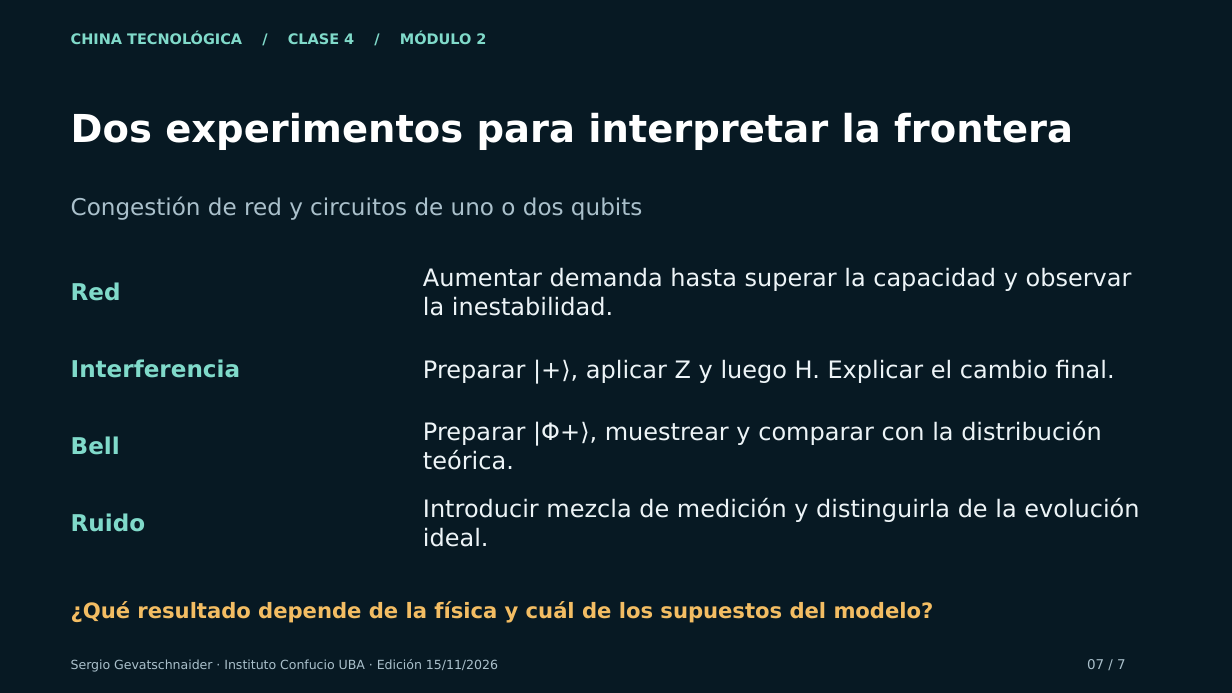
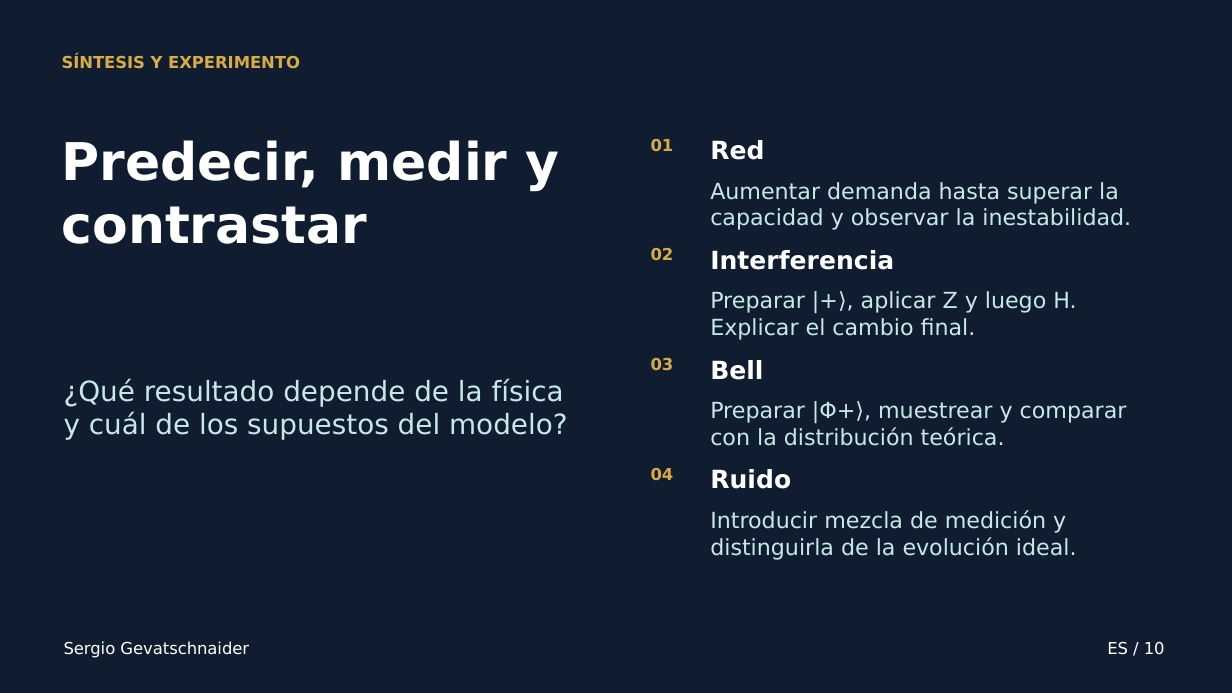
Before and after one commit to sgevatschnaider/Inteligencia-Artificial-y-Rob-tica-en-China, a slide deck: slide 10 of materiales/clase-4/ppt-2/presentacion.pptx (slide 7 before the commit). Drawn at 1232x693 pixels with LibreOffice and Linux fonts; fonts in the diff are those of the drawing. Boxes give left, top, right and bottom in pixels: in the first picture for what was removed or moved away, otherwise in the second. Text is boxed around its words. In the diff, an @@ line names an element or a change of style, - is before the commit and + after.

```diff
--- a/materiales/clase-4/ppt-2/presentacion.pptx
+++ b/materiales/clase-4/ppt-2/presentacion.pptx
@@ background #071923 to #101D31 @@
@@ text added at [62, 54, 300, 69], 12.8 pt, text #D8AB45, bold @@
+SÍNTESIS Y EXPERIMENTO
@@ text removed at [71, 32, 486, 44] @@
-CHINA TECNOLÓGICA / CLASE 4 / MÓDULO 2
@@ text removed at [71, 112, 1073, 150] @@
-Dos experimentos para interpretar la frontera
@@ text added at [62, 140, 560, 244], 40.5 pt, text #FFFFFF, bold @@
+Predecir, medir y contrastar
@@ text added at [651, 139, 674, 151], 12.8 pt, text #D8AB45, bold @@
+01
@@ text "Red": place and size @@
-text "Red" at [71, 282, 121, 301]
+text "Red" at [710, 140, 764, 160]
@@ size 18.8 to 17.2 pt, text colour #EDF4F7 to #C6E9E6; vertical alignment middle to top in 4 elements at [710, 401, 1127, 446], [710, 510, 1077, 560], [710, 291, 1076, 340], [710, 182, 1131, 230] @@
@@ text "Aumentar demanda hasta superar la ...": place and size @@
-text "Aumentar demanda hasta superar la ..." at [423, 267, 1132, 316]
+text "Aumentar demanda hasta superar la ..." at [710, 182, 1131, 230]
@@ text removed at [71, 196, 642, 220] @@
-Congestión de red y circuitos de uno o dos qubits
@@ text added at [651, 248, 674, 260], 12.8 pt, text #D8AB45, bold @@
+02
@@ text "Interferencia": place and size @@
-text "Interferencia" at [71, 359, 240, 378]
+text "Interferencia" at [710, 250, 894, 270]
@@ text "Preparar |+⟩, aplicar Z y ...": place and size @@
-text "Preparar |+⟩, aplicar Z y ..." at [423, 359, 1114, 383]
+text "Preparar |+⟩, aplicar Z y ..." at [710, 291, 1076, 340]
@@ text added at [651, 358, 674, 371], 12.8 pt, text #D8AB45, bold @@
+03
@@ text "Bell": place and size @@
-text "Bell" at [71, 436, 120, 455]
+text "Bell" at [710, 360, 763, 380]
@@ text "¿Qué resultado depende de la ...": place and size @@
-text "¿Qué resultado depende de la ..." at [71, 601, 934, 623]
+text "¿Qué resultado depende de la ..." at [64, 378, 568, 440]
@@ text "¿Qué resultado depende de la ..." at [64, 378, 568, 440]: size 16.5 to 21.8 pt, text colour #F3BD63 to #C6E9E6, bold off; vertical alignment middle to top @@
@@ text "Preparar |Φ+⟩, muestrear y comparar ...": place and size @@
-text "Preparar |Φ+⟩, muestrear y comparar ..." at [423, 421, 1101, 470]
+text "Preparar |Φ+⟩, muestrear y comparar ..." at [710, 401, 1127, 446]
@@ text added at [651, 468, 674, 480], 12.8 pt, text #D8AB45, bold @@
+04
@@ size 18 to 19.5 pt, text colour #80DACA to #FFFFFF; vertical alignment middle to top in 4 elements at [710, 140, 764, 160], [710, 250, 894, 270], [710, 360, 763, 380], [710, 469, 791, 489] @@
@@ text "Ruido": place and size @@
-text "Ruido" at [71, 513, 146, 532]
+text "Ruido" at [710, 469, 791, 489]
@@ text "Introducir mezcla de medición y ...": place and size @@
-text "Introducir mezcla de medición y ..." at [423, 498, 1139, 547]
+text "Introducir mezcla de medición y ..." at [710, 510, 1077, 560]
@@ text added at [64, 641, 249, 658], 12.8 pt, text #FFFFFF @@
+Sergio Gevatschnaider
@@ text removed at [71, 659, 498, 672] @@
-Sergio Gevatschnaider · Instituto Confucio UBA · Edición 15/11/2026
@@ text removed at [1087, 659, 1126, 669] @@
-07 / 7
@@ text added at [1107, 642, 1165, 655], 12.8 pt, text #FFFFFF @@
+ES / 10
```
Also in this commit, not shown: 5 other slides changed, 4 slides added, 1 slide removed, 37 other files.
